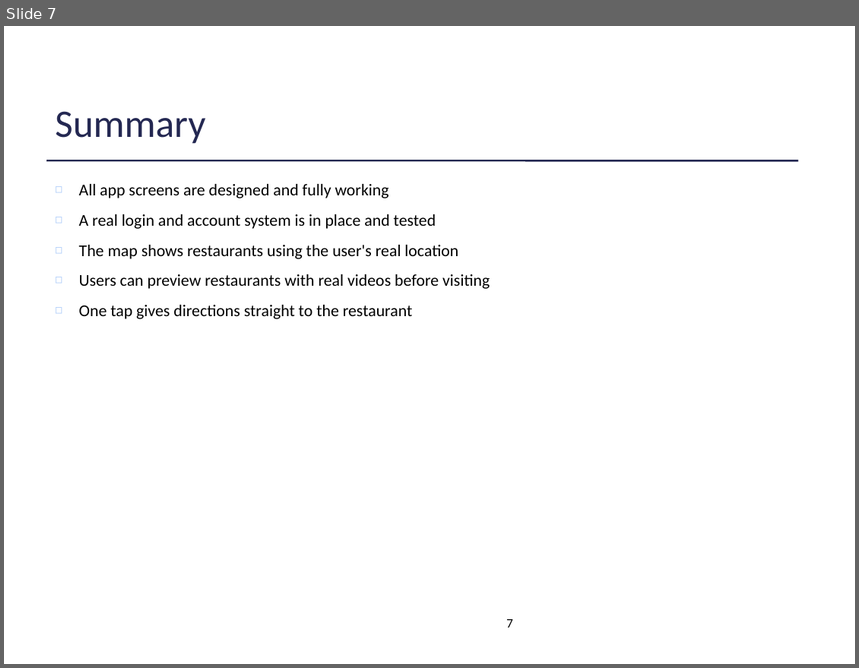
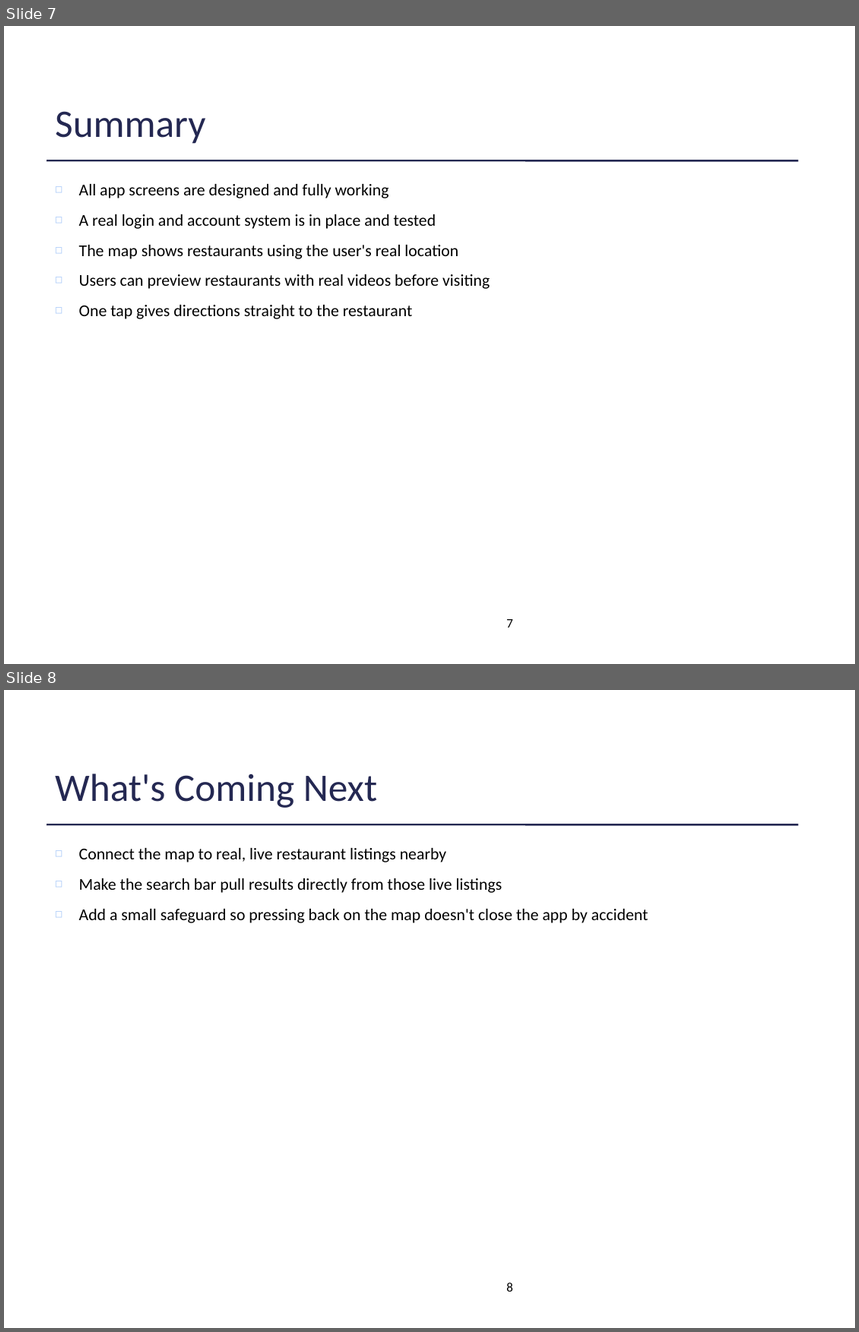
Before and after one commit to NageWC1/spot-to-go, a slide deck: project progress files/progress3/Spot_To_Go_Presentation.pptx. Shown one above the other, each under a label of ours: slide 7 before the commit, slides 7 and 8 after it. The pictures are 859x668 and 859x1332 pixels, drawn with LibreOffice and Linux fonts; fonts in the diff are those of the drawing; background and template pictures are left out. Boxes give left, top, right and bottom in pixels: in the first picture for what was removed or moved away, otherwise in the second. Text is boxed around its words. In the diff, an @@ line names an element or a change of style, - is before the commit and + after.

```diff
--- a/project progress files/progress3/Spot_To_Go_Presentation.pptx
+++ b/project progress files/progress3/Spot_To_Go_Presentation.pptx
@@ slide 8 added at (4, 690, 855, 1328), background #FFFFFF; not listed: 5 template elements that a slide beside it also shows @@
@@ title added at (55, 774, 377, 808), 33 pt, text #242852 @@
+What's Coming Next
@@ text added at (79, 848, 648, 923), 14 pt, text #000000 @@
+◻ Connect the map to real, live restaurant listings nearby
+◻ Make the search bar pull results directly from those live listings
+◻ Add a small safeguard so pressing back on the map doesn't close the app by accident
@@ page number added at (506, 1283, 513, 1292), 11 pt, text #000000 @@
+8
```
Also in this commit, not shown: 1 slide changed, 1 other file.
